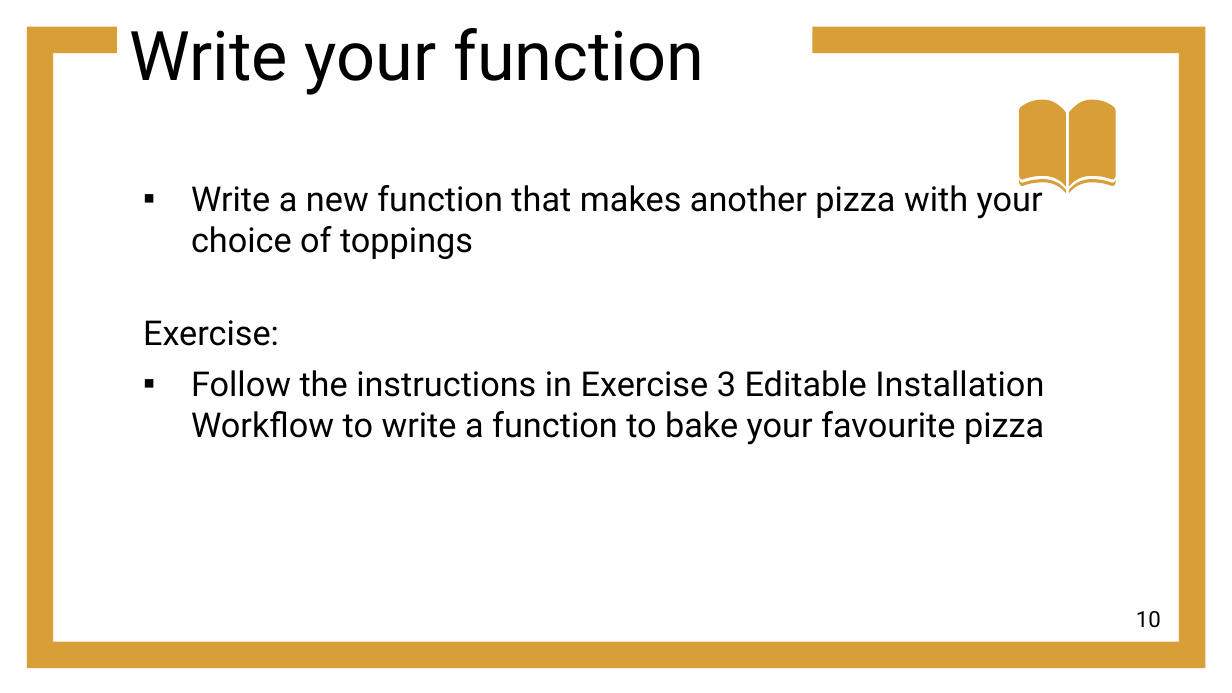
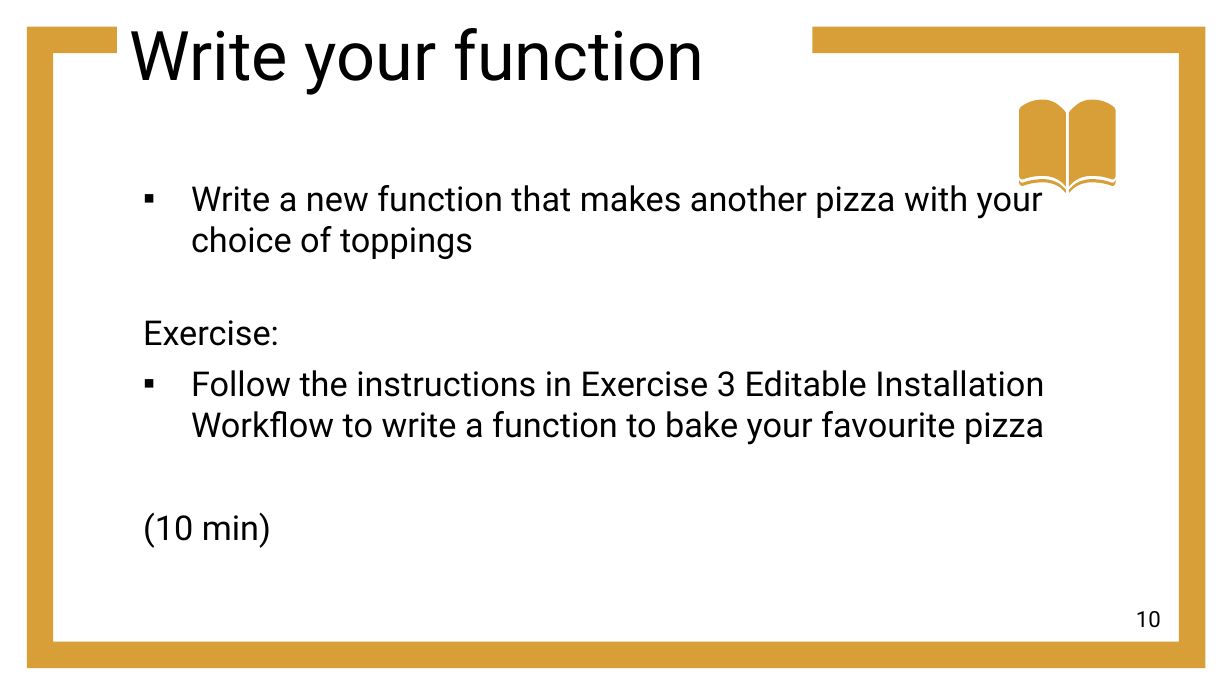
Before and after one commit to otizonaizit/TAM-retreat, a slide deck: slide 10 of ODD/materials/part2_packages_editable_install.pptx. Drawn at 1232x693 pixels with LibreOffice and Linux fonts; fonts in the diff are those of the drawing. Boxes give left, top, right and bottom in pixels: in the first picture for what was removed or moved away, otherwise in the second. Text is boxed around its words. In the diff, an @@ line names an element or a change of style, - is before the commit and + after.

```diff
--- a/ODD/materials/part2_packages_editable_install.pptx
+++ b/ODD/materials/part2_packages_editable_install.pptx
@@ text at bbox=[143, 512, 271, 548]: paragraph added @@
+(10 min)
```
Also in this commit, not shown: 2 other slides changed, 1 slide added, 4 other files.
